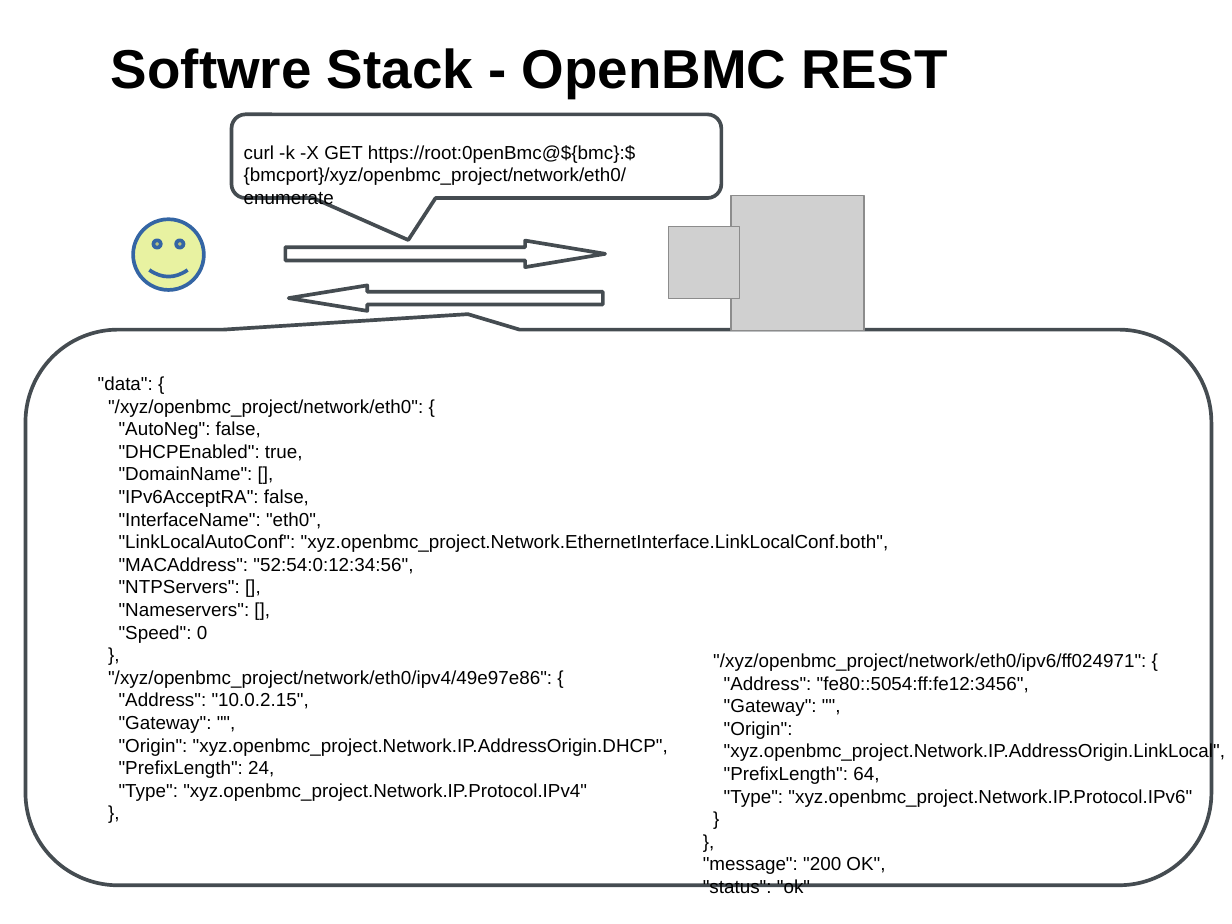
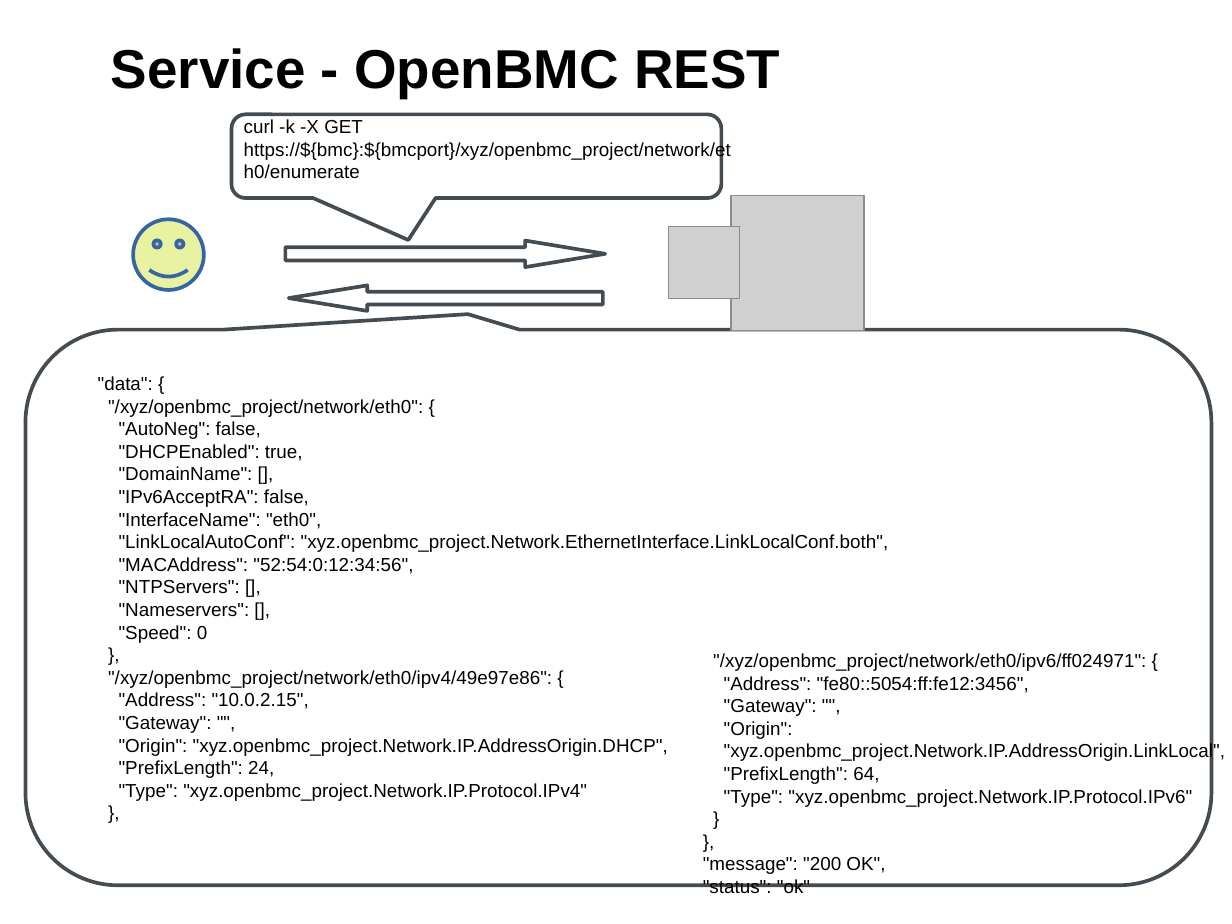
Before and after one commit to chesterlintw/conf-docs, a slide deck: slide 18 of suse-lab-conf/2019/proceeding/openbmc.odp. Drawn at 1232x924 pixels with LibreOffice and Linux fonts; fonts in the diff are those of the drawing; grey boxes stand for pictures; background and template pictures are left out. Boxes give left, top, right and bottom in pixels: in the first picture for what was removed or moved away, otherwise in the second. Text is boxed around its words. In the diff, an @@ line names an element or a change of style, - is before the commit and + after.

```diff
--- a/suse-lab-conf/2019/proceeding/openbmc.odp
+++ b/suse-lab-conf/2019/proceeding/openbmc.odp
@@ title at bbox=[111, 48, 780, 98]: text changed @@
-Softwre Stack - OpenBMC REST
+Service - OpenBMC REST
@@ text at bbox=[244, 119, 731, 179]: text changed @@
-curl -k -X GET https://root:0penBmc@${bmc}:${bmcport}/xyz/openbmc_project/network/eth0/enumerate
+curl -k -X GET https://${bmc}:${bmcport}/xyz/openbmc_project/network/eth0/enumerate
```
Also in this commit, not shown: 23 other slides changed, 4 slides added, 8 slides removed.
